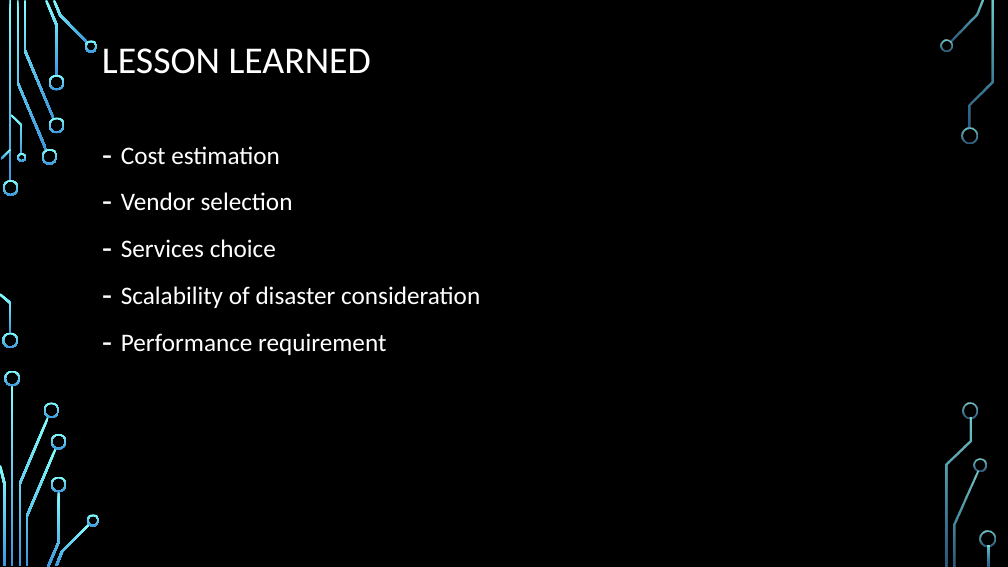
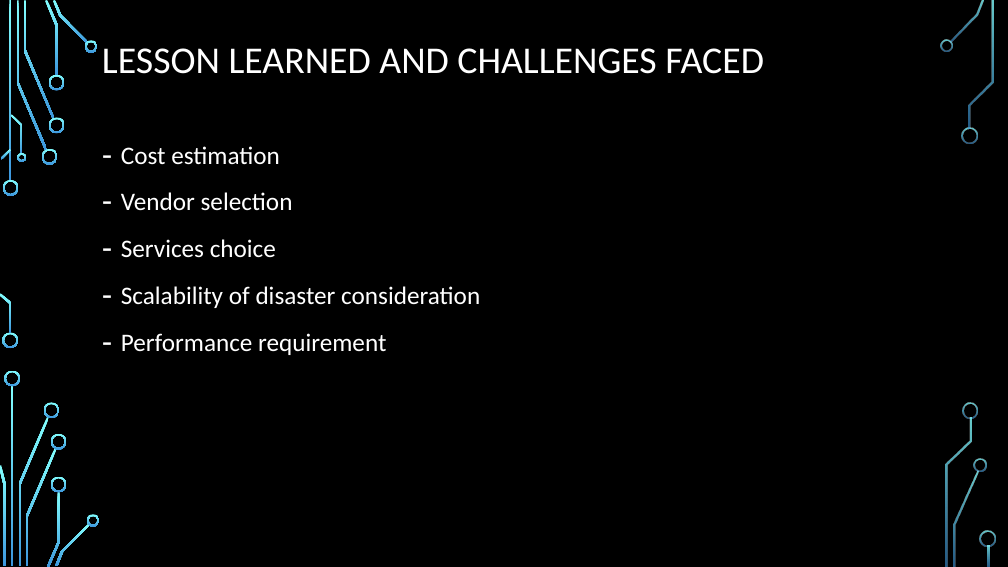
Before and after one commit to chenghao1983/c6c1d99d-502e-4a47-b8f5-35181e48b4fa_PT4, a slide deck: slide 8 of Doc/Active Learning on the Cloud - PT4.pptx. Drawn at 1008x567 pixels with LibreOffice and Linux fonts; fonts in the diff are those of the drawing; background and template pictures are left out. Boxes give left, top, right and bottom in pixels: in the first picture for what was removed or moved away, otherwise in the second. Text is boxed around its words. In the diff, an @@ line names an element or a change of style, - is before the commit and + after.

Commit message:
- updated PPT - added project report - draft

```diff
--- a/Doc/Active Learning on the Cloud - PT4.pptx
+++ b/Doc/Active Learning on the Cloud - PT4.pptx
@@ title at [102,48,764,74]: text changed @@
-LESSON LEARNED
+LESSON LEARNED AND CHALLENGES FACED
```
Also in this commit, not shown: 1 other file.
